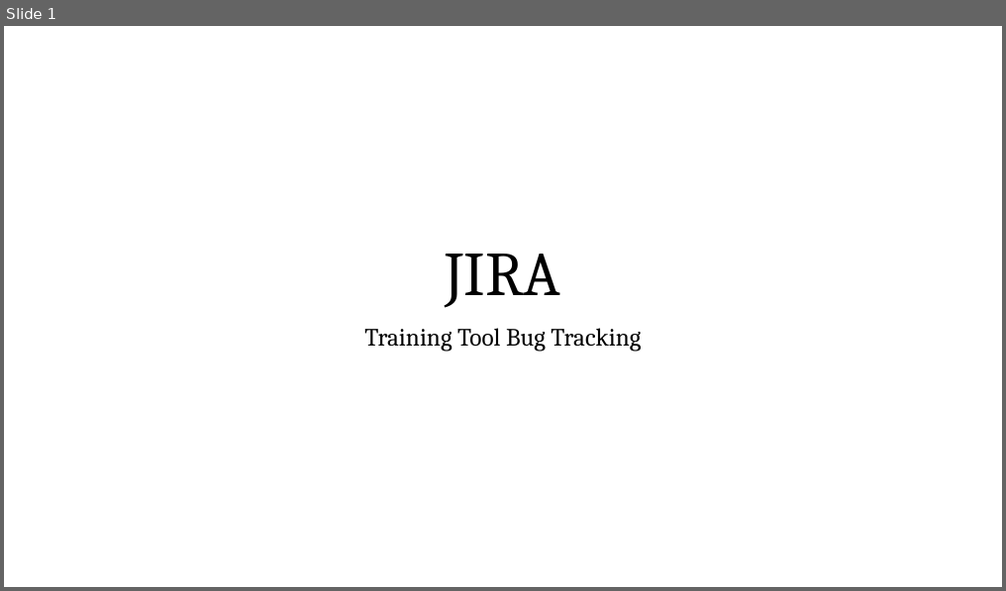
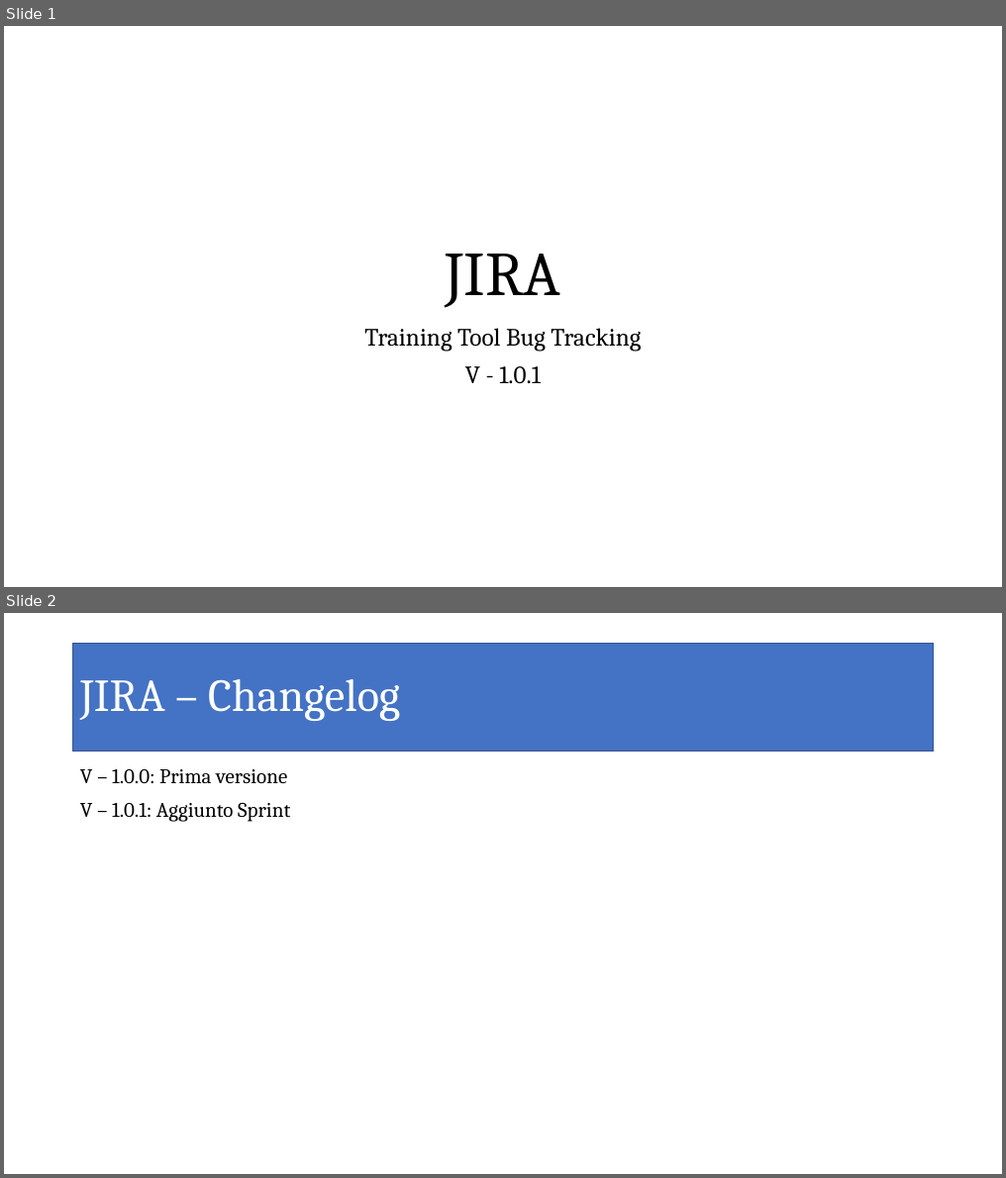
Before and after one commit to sdiricco/dirdem-micro, a slide deck: Documents/JIRA.pptx. Shown one above the other, each under a label of ours: slide 1 before the commit, slides 1 and 2 after it. The pictures are 1006x591 and 1006x1178 pixels, drawn with LibreOffice and Linux fonts; fonts in the diff are those of the drawing. Boxes give left, top, right and bottom in pixels: in the first picture for what was removed or moved away, otherwise in the second. Text is boxed around its words. In the diff, an @@ line names an element or a change of style, - is before the commit and + after.

Commit message:
aggiornata presentazione JIRA

```diff
--- a/Documents/JIRA.pptx
+++ b/Documents/JIRA.pptx
@@ slide 2 added at box(4, 613, 1002, 1174), background #FFFFFF @@
@@ title added at box(73, 643, 934, 752), fill #4472C4, outline #325491 1 pt, 44 pt, text #FFFFFF @@
+JIRA – Changelog
@@ text added at box(80, 769, 290, 822), 20 pt, text #000000 @@
+V – 1.0.0: Prima versione
+V – 1.0.1: Aggiunto Sprint
@@ slide 1 changed as well @@
@@ subtitle at box(465, 367, 541, 383): paragraph added @@
+V - 1.0.1
```
Also in this commit, not shown: 7 other slides changed, 1 other slide added.
